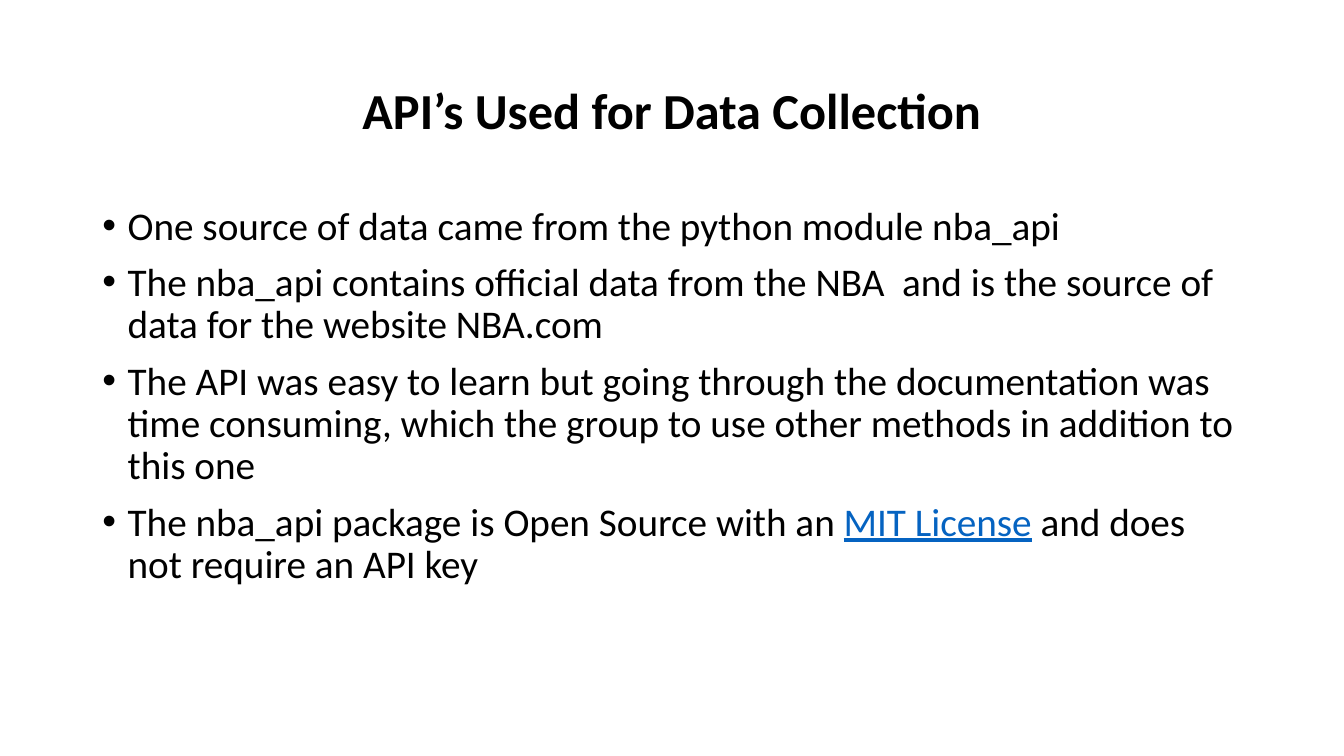
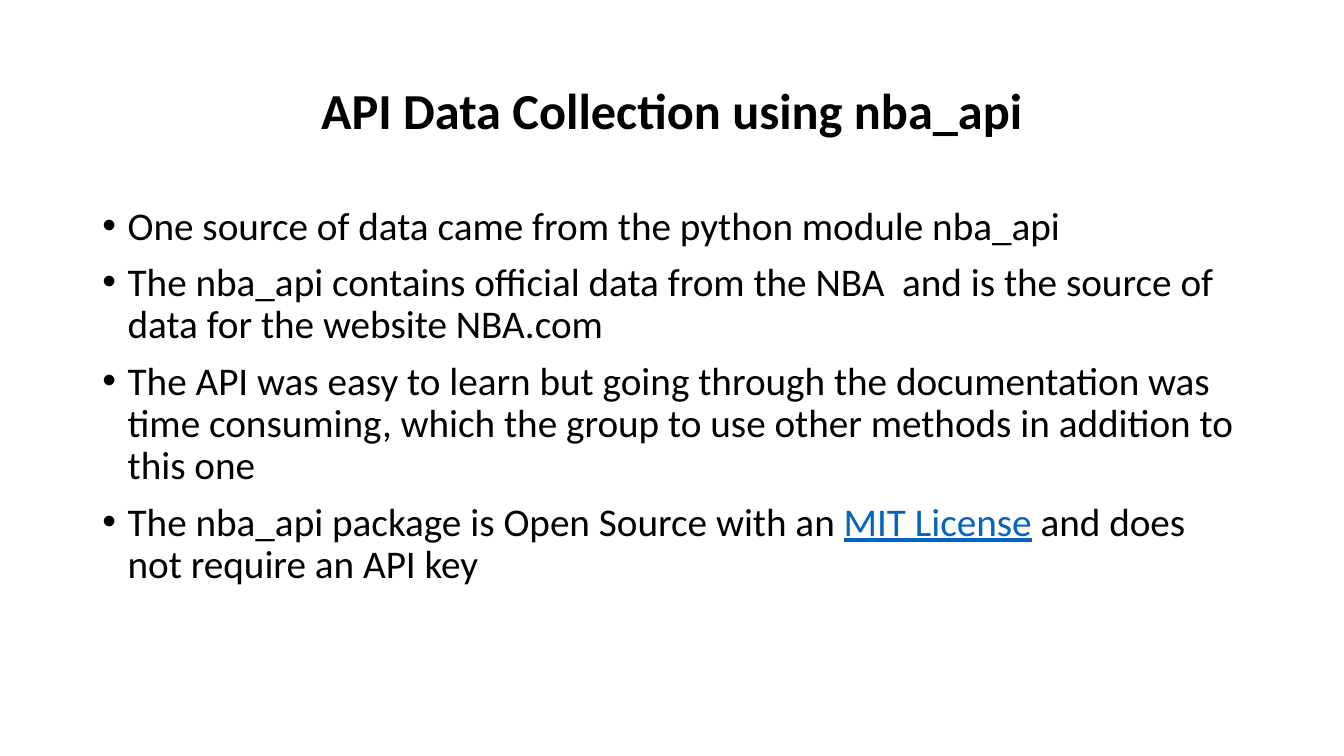
Before and after one commit to CandaceDoesData/Group_Project_1, a slide deck: slide 7 of mm_Group3_Project_1_Presentation.pptx (slide 5 before the commit). Drawn at 1344x756 pixels with LibreOffice and Linux fonts; fonts in the diff are those of the drawing. Boxes give left, top, right and bottom in pixels: in the first picture for what was removed or moved away, otherwise in the second. Text is boxed around its words. In the diff, an @@ line names an element or a change of style, - is before the commit and + after.

```diff
--- a/mm_Group3_Project_1_Presentation.pptx
+++ b/mm_Group3_Project_1_Presentation.pptx
@@ title at box(321, 93, 1022, 138): text changed @@
-API’s Used for Data Collection
+API Data Collection using nba_api
```
Also in this commit, not shown: 11 other slides changed, 5 slides added, 6 slides removed, 1 other file.
